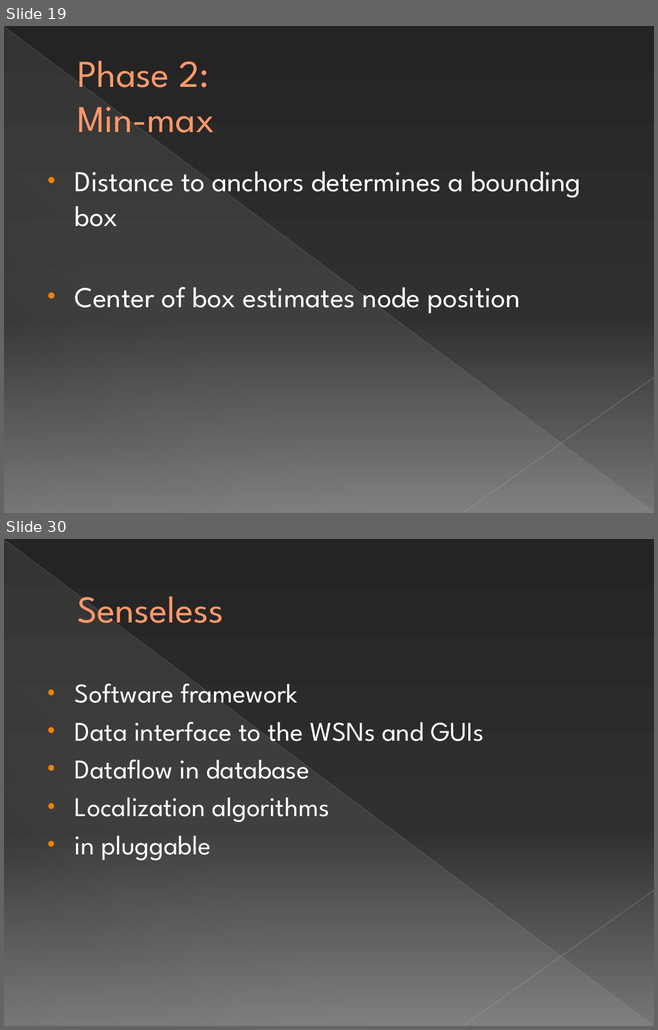
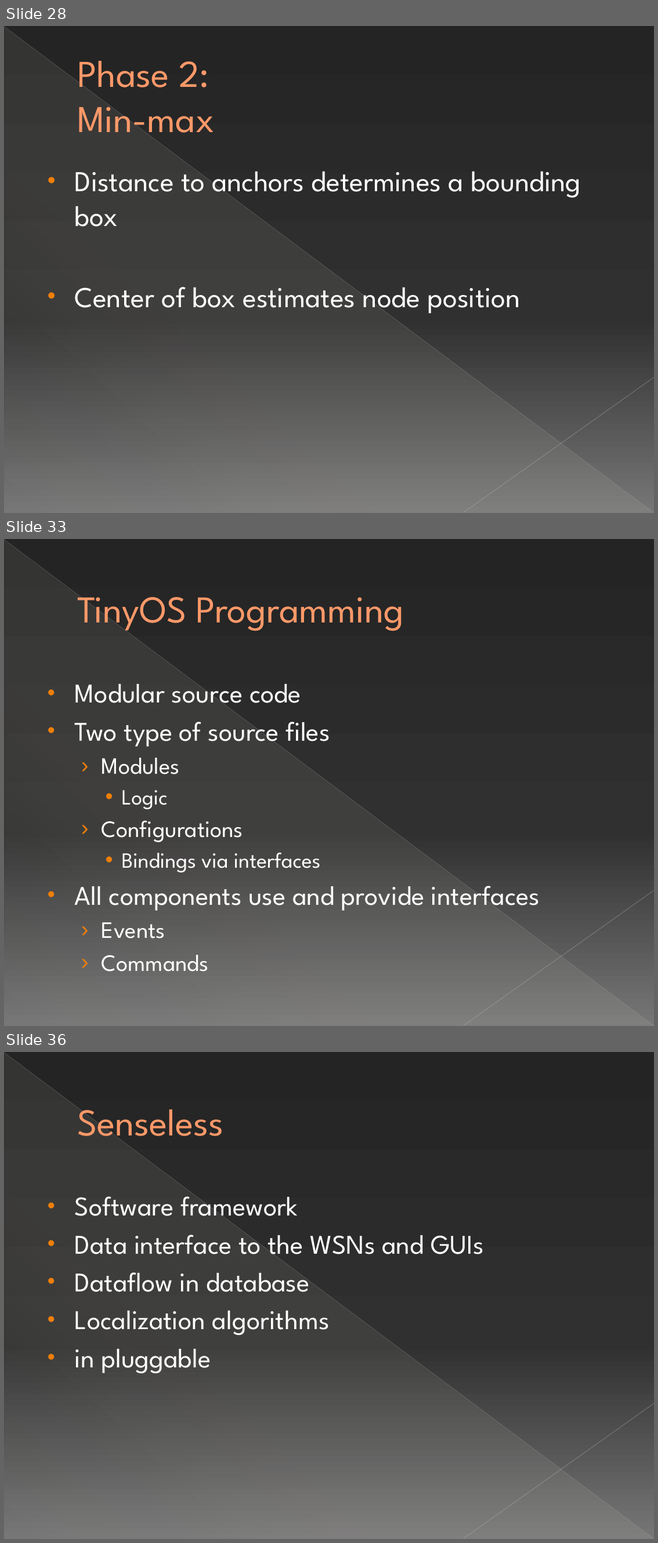
Before and after one commit to michelecorrea3/wsnlocalizationscala, a slide deck: Resources/WSN localization with Senseless framework.pptx. Shown one above the other, each under a label of ours: slides 19 and 30 before the commit, slides 28, 33 and 36 after it; the slides between them are not shown. The pictures are 658x1030 and 658x1543 pixels, drawn with LibreOffice and Linux fonts; fonts in the diff are those of the drawing. Boxes give left, top, right and bottom in pixels: in the first picture for what was removed or moved away, otherwise in the second. Text is boxed around its words. In the diff, an @@ line names an element or a change of style, - is before the commit and + after.

```diff
--- a/Resources/WSN localization with Senseless framework.pptx
+++ b/Resources/WSN localization with Senseless framework.pptx
@@ slide 33 added at bbox=[4, 539, 654, 1026], background gradient #242424 to #303030 to #767676; not listed: 3 template elements that a slide beside it also shows @@
@@ title added at bbox=[77, 594, 404, 634], 42 pt, text #FF9B6A @@
+TinyOS Programming
@@ text added at bbox=[75, 684, 539, 972], 30 pt, text #FFFFFF @@
+• Modular source code
+• Two type of source files
+  › Modules
+    • Logic
+  › Configurations
+    • Bindings via interfaces
+• All components use and provide interfaces
+  › Events
+  › Commands
@@ what was slide 19 is now slide 28 @@
@@ what was slide 30 is now slide 36 @@
```
Also in this commit, not shown: 3 slides changed, 15 other slides added, 10 slides removed.
